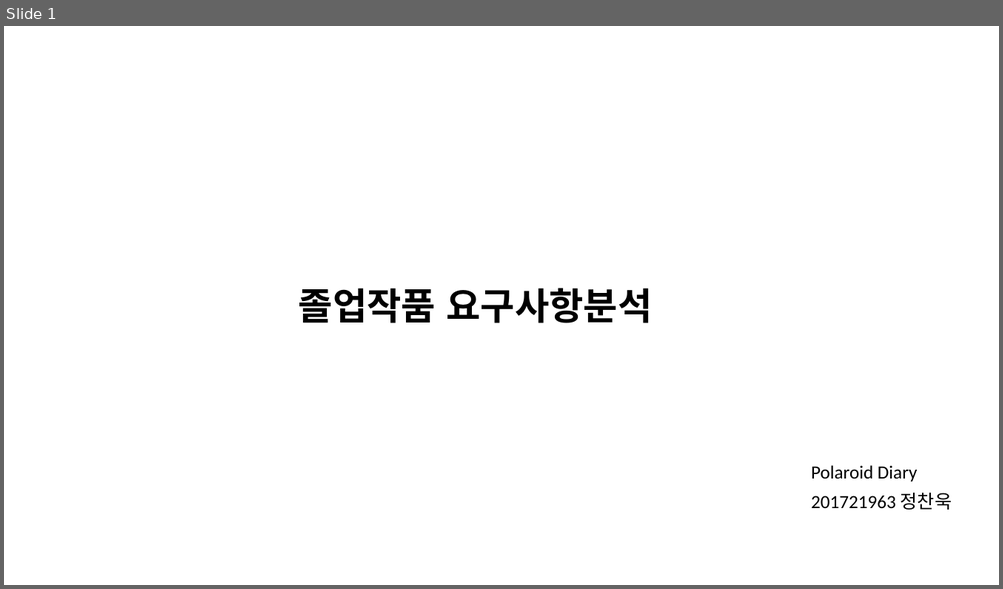
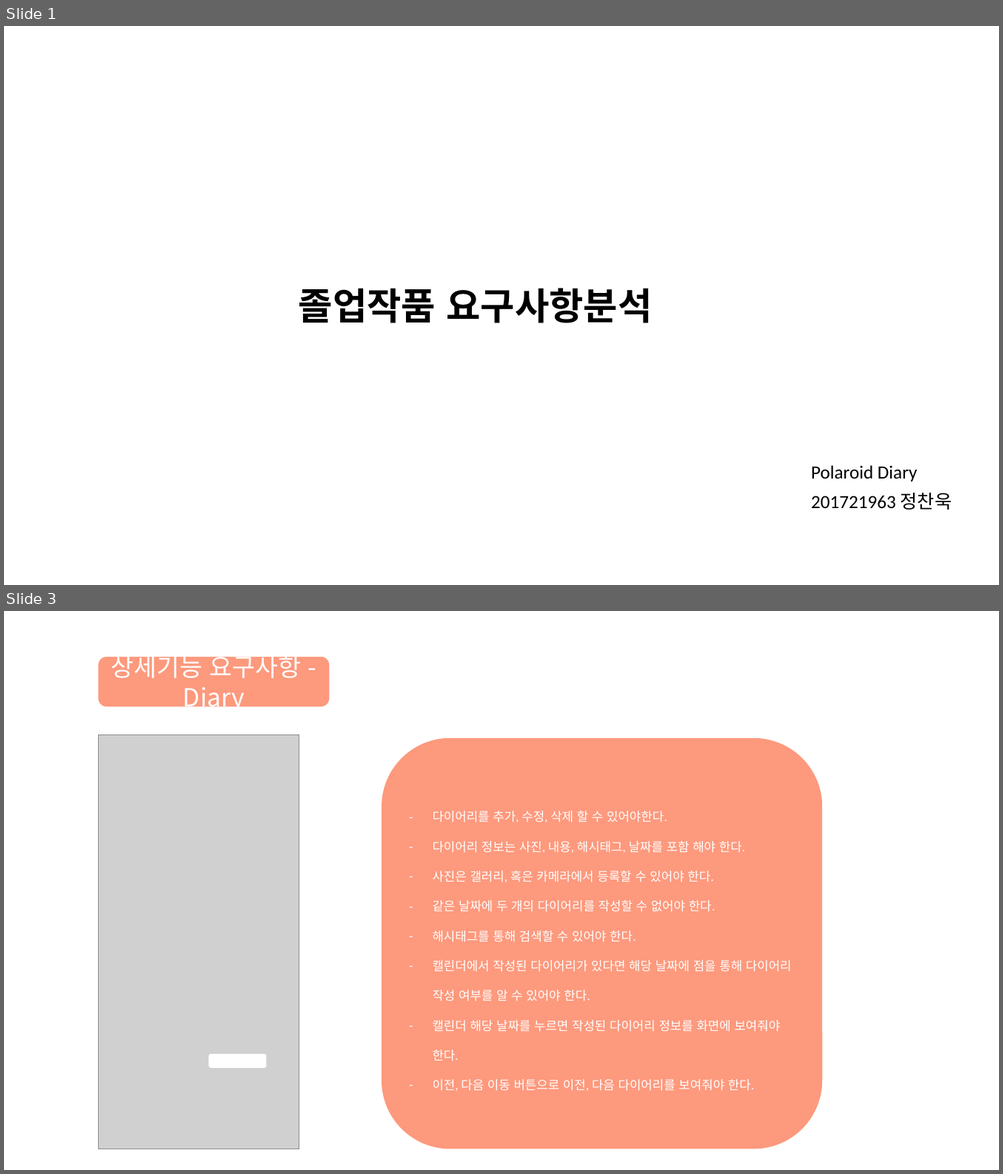
Before and after one commit to chaeHaram/University, a slide deck: 4-1/소프트웨어 종합설계/7주차/졸업작품 요구사항분석.pptx. Shown one above the other, each under a label of ours: slide 1 before the commit, slides 1 and 3 after it; the slides between them are not shown. The pictures are 1003x589 and 1003x1174 pixels, drawn with LibreOffice and Linux fonts; fonts in the diff are those of the drawing; grey boxes stand for pictures. Boxes give left, top, right and bottom in pixels: in the first picture for what was removed or moved away, otherwise in the second. Text is boxed around its words. In the diff, an @@ line names an element or a change of style, - is before the commit and + after.

Commit message:
졸작 요구사항 발표 ppt

```diff
--- a/4-1/소프트웨어 종합설계/7주차/졸업작품 요구사항분석.pptx
+++ b/4-1/소프트웨어 종합설계/7주차/졸업작품 요구사항분석.pptx
@@ slide 3 added at [4,611,999,1170], background #FFFFFF @@
@@ rounded rectangle added at [98,657,329,706], fill #FD997D, 24 pt, text #FFFFFF @@
+상세기능 요구사항 - Diary
@@ picture added at [98,735,299,1150] @@
@@ rounded rectangle added at [381,738,822,1150], fill #FD997D, 12 pt, text #FFFFFF @@
+– 다이어리를 추가, 수정, 삭제 할 수 있어야한다.
+– 다이어리 정보는 사진, 내용, 해시태그, 날짜를 포함 해야 한다.
+– 사진은 갤러리, 혹은 카메라에서 등록할 수 있어야 한다.
+– 같은 날짜에 두 개의 다이어리를 작성할 수 없어야 한다.
+– 해시태그를 통해 검색할 수 있어야 한다.
+– 캘린더에서 작성된 다이어리가 있다면 해당 날짜에 점을 통해 다이어리 작성 여부를 알 수 있어야 한다.
+– 캘린더 해당 날짜를 누르면 작성된 다이어리 정보를 화면에 보여줘야 한다.
+– 이전, 다음 이동 버튼으로 이전, 다음 다이어리를 보여줘야 한다.
@@ rounded rectangle added at [208,1054,266,1068], fill #FFFFFF @@
```
Also in this commit, not shown: 1 slide changed, 7 other slides added, 12 other files.
